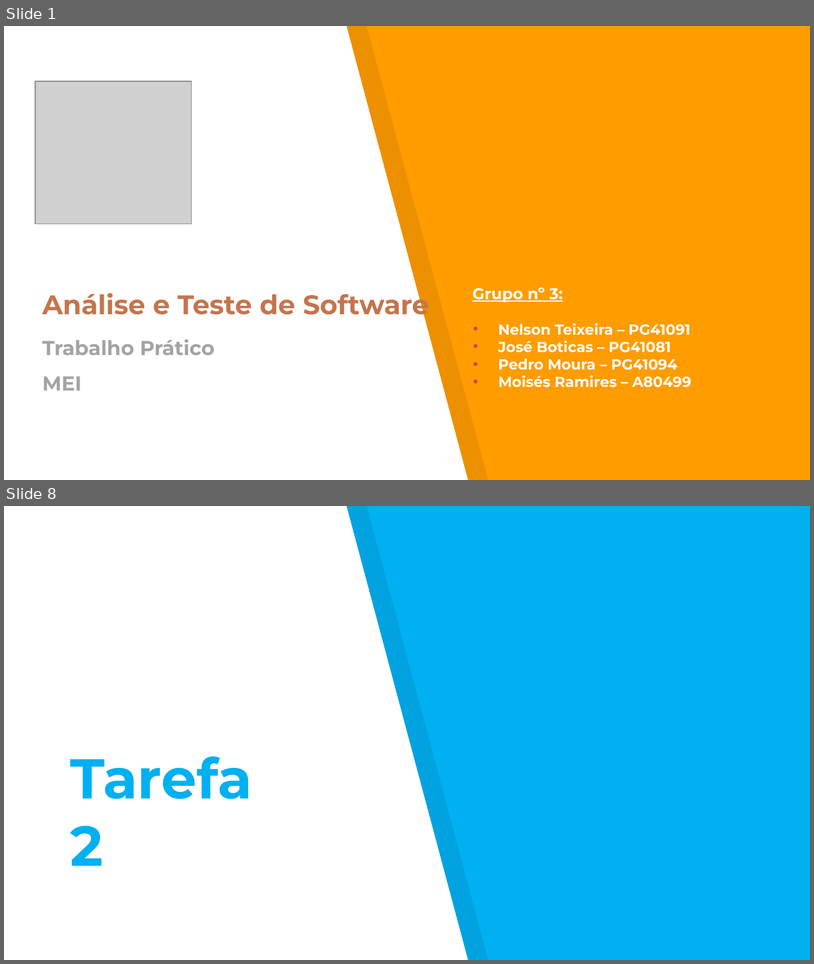
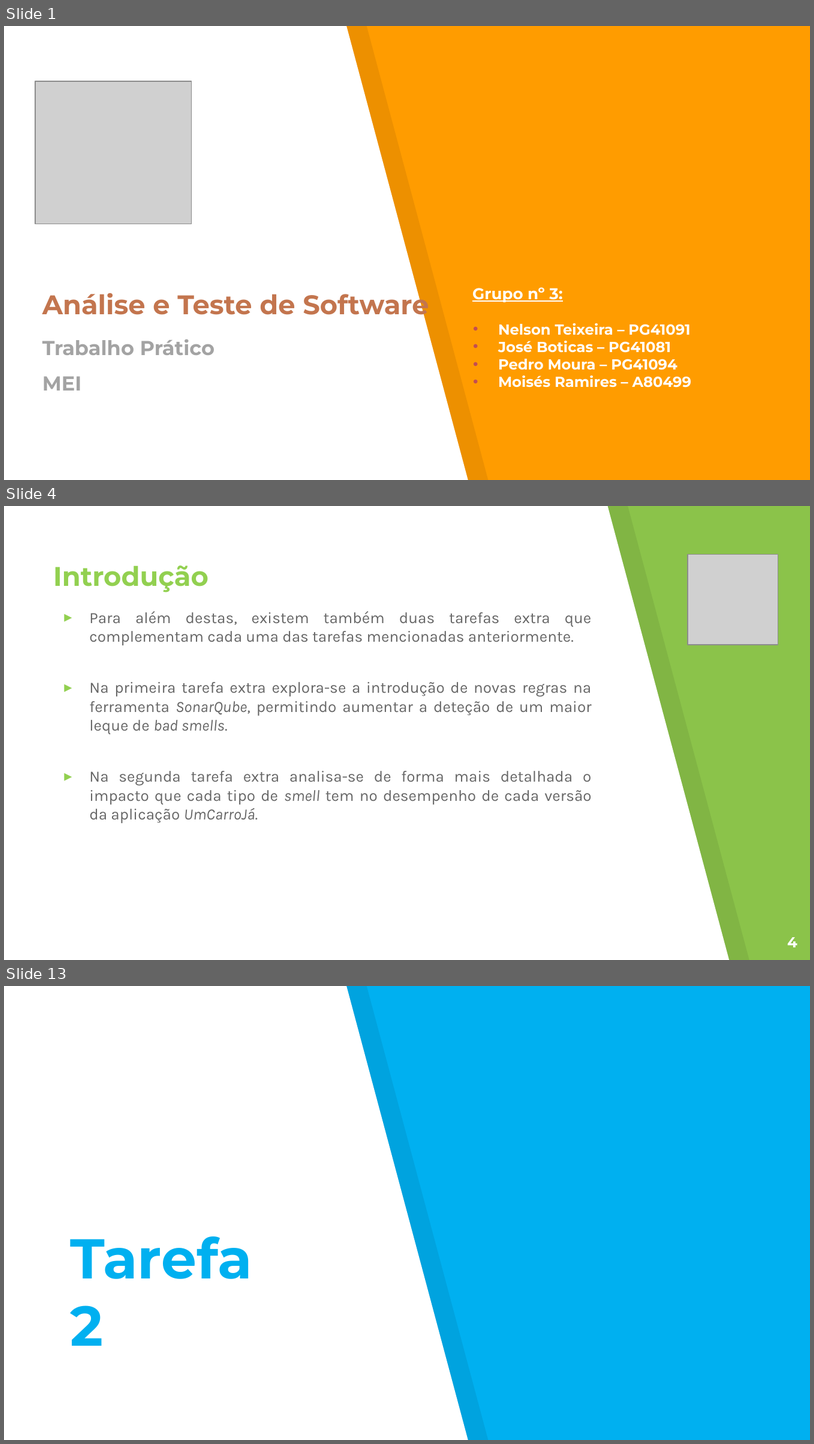
Before and after one commit to Nelson198/ATS, a slide deck: Apresentação.pptx. Shown one above the other, each under a label of ours: slides 1 and 8 before the commit, slides 1, 4 and 13 after it; the slides between them are not shown. The pictures are 814x964 and 814x1444 pixels, drawn with LibreOffice and Linux fonts; fonts in the diff are those of the drawing; grey boxes stand for pictures. Boxes give left, top, right and bottom in pixels: in the first picture for what was removed or moved away, otherwise in the second. Text is boxed around its words. In the diff, an @@ line names an element or a change of style, - is before the commit and + after.

Commit message:
#71 Commit: Relatório + PPT     --> Correção de uma gralha no relatório;     --> PPT: Introdução e Tarefa 1.

```diff
--- a/Apresentação.pptx
+++ b/Apresentação.pptx
@@ slide 4 added at [4, 506, 810, 960], background #8BC34A @@
@@ freeform shape added at [4, 506, 730, 960], fill #FFFFFF @@
@@ freeform shape added at [24, 506, 750, 960], fill #000000 at 7% opacity @@
@@ picture added at [688, 555, 778, 645] @@
@@ title added at [53, 565, 209, 592], 24 pt, text #92D050, bold @@
+Introdução
@@ text added at [89, 611, 592, 823], 14 pt, text #666666 @@
+▸ Para além destas, existem também duas tarefas extra que complementam cada uma das tarefas mencionadas anteriormente.
+▸ Na primeira tarefa extra explora-se a introdução de novas regras na ferramenta SonarQube, permitindo aumentar a deteção de um maior leque de bad smells.
+▸ Na segunda tarefa extra analisa-se de forma mais detalhada o impacto que cada tipo de smell tem no desempenho de cada versão da aplicação UmCarroJá.
@@ page number added at [788, 937, 798, 947], 13 pt, text #FFFFFF, bold @@
+4
@@ what was slide 8 is now slide 13 @@
```
Also in this commit, not shown: 5 slides changed, 6 other slides added, 2 slides removed, 2 other files.
